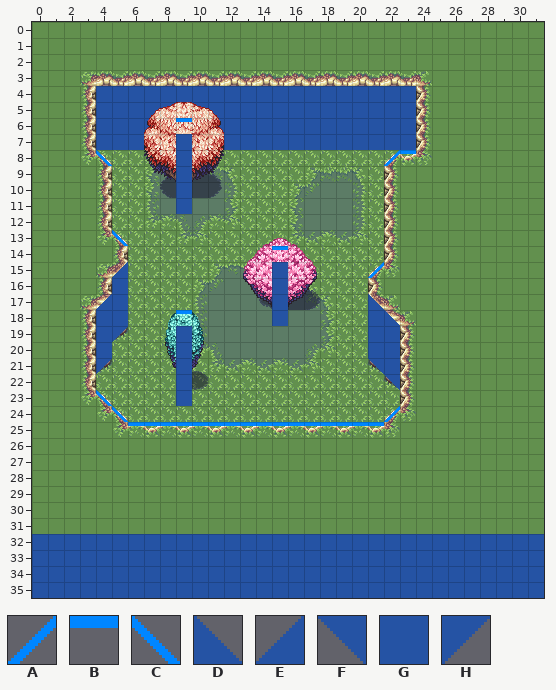
One commit to this Tiled map: assets/maps/tmx/map.tmx. That is the earlier state.
Cells are 16x16 px. Shown: x 0..31, y 0..35.
Key: from "terrain": A 0 "lip-tl", B 1 "lip-t", C 2 "lip-tr", D 8 "wall-bl-end", E 10 "wall-br-end", F 16 "wall-bl", G 17 "wall", H 18 "wall-br".
_ is an empty cell, # one hidden under a higher layer.
Layers that did not change in this view are not listed.
Layer "ground-h/collision" before, first column x 0:
 0 ________________________________
 1 ________________________________
 2 ________________________________
 3 ________________________________
 4 ____GGGGGGGGGGGGGGGGGGGG________
 5 ____GGGGGGGGGGGGGGGGGGGG________
 6 ____GGGGGGGGGGGGGGGGGGGG________
 7 ____GGGGG#GGGGGGGGGGGGGG________
 8 ____C_________________AB________
 9 ________________________________
10 ________________________________
11 ________________________________
12 ________________________________
13 _____C__________________________
14 ________________________________
15 _____E_______________A__________
16 _____G__________________________
17 ____EG_______________D__________
18 ____GG_______________GD_________
19 ____GH_______________GG_________
20 ____G________________GG_________
21 ____H________________FG_________
22 ______________________F_________
23 ____C___________________________
24 _____C________________A_________
25 ______BBBBBBBBBBBBBBBB__________
26 ________________________________
27 ________________________________
28 ________________________________
29 ________________________________
30 ________________________________
31 ________________________________
32 GGGGGGGGGGGGGGGGGGGGGGGGGGGGGGGG
33 GGGGGGGGGGGGGGGGGGGGGGGGGGGGGGGG
34 GGGGGGGGGGGGGGGGGGGGGGGGGGGGGGGG
35 GGGGGGGGGGGGGGGGGGGGGGGGGGGGGGGG
And afterwards:
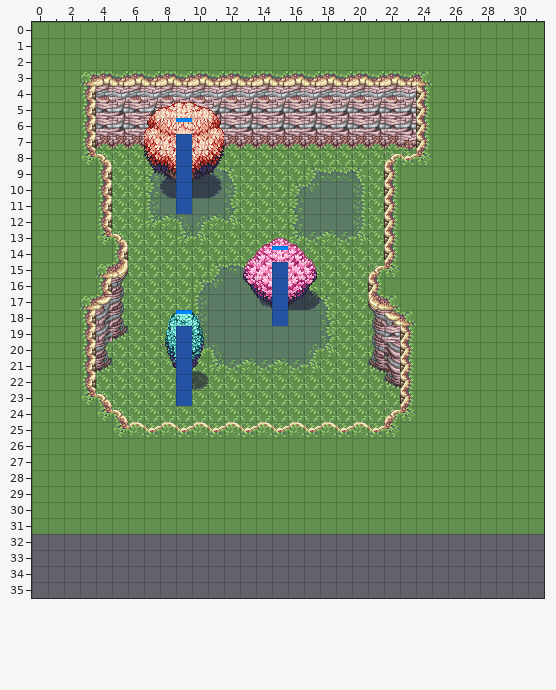
Change:
{"where": "layer \"ground-h/collision\" (now hidden)"}
{"y":4,"x":4,"old":"GGGGGGGGGGGGGGGGGGGG","new":"____________________"}
{"y":5,"x":4,"old":"GGGGG","new":"_____"}
{"y":5,"x":10,"old":"GGGGGGGGGGGGGG","new":"______________"}
{"y":6,"x":4,"old":"GGGG","new":"____"}
{"y":6,"x":11,"old":"GGGGGGGGGGGGG","new":"_____________"}
{"y":7,"x":4,"old":"GGG","new":"___"}
{"y":7,"x":12,"old":"GGGGGGGGGGGG","new":"____________"}
{"y":8,"x":4,"old":"C","new":"_"}
{"y":8,"x":22,"old":"AB","new":"__"}
{"y":13,"x":5,"old":"C","new":"_"}
{"y":15,"x":5,"old":"E","new":"_"}
{"y":15,"x":21,"old":"A","new":"_"}
{"y":16,"x":5,"old":"G","new":"_"}
{"y":17,"x":4,"old":"EG","new":"__"}
{"y":17,"x":21,"old":"D","new":"_"}
{"y":18,"x":4,"old":"GG","new":"__"}
{"y":18,"x":21,"old":"GD","new":"__"}
{"y":19,"x":4,"old":"GH","new":"__"}
{"y":19,"x":21,"old":"GG","new":"__"}
{"y":20,"x":4,"old":"G","new":"_"}
{"y":20,"x":21,"old":"GG","new":"__"}
{"y":21,"x":4,"old":"H","new":"_"}
{"y":21,"x":21,"old":"FG","new":"__"}
{"y":22,"x":22,"old":"F","new":"_"}
{"y":23,"x":4,"old":"C","new":"_"}
{"y":24,"x":5,"old":"C","new":"_"}
{"y":24,"x":22,"old":"A","new":"_"}
{"y":25,"x":6,"old":"BBBBBBBBBBBBBBBB","new":"________________"}
{"y":32,"x":0,"old":"GGGGGGGGGGGGGGGGGGGGGGGGGGGGGGGG","new":"________________________________"}
{"y":33,"x":0,"old":"GGGGGGGGGGGGGGGGGGGGGGGGGGGGGGGG","new":"________________________________"}
{"y":34,"x":0,"old":"GGGGGGGGGGGGGGGGGGGGGGGGGGGGGGGG","new":"________________________________"}
{"y":35,"x":0,"old":"GGGGGGGGGGGGGGGGGGGGGGGGGGGGGGGG","new":"________________________________"}
{"label":"removed","picture_box":[96,86,416,166]}
{"label":"removed","picture_box":[112,230,128,246]}
{"label":"removed","picture_box":[96,262,128,374]}
{"label":"removed","picture_box":[368,262,384,278]}
{"label":"removed","picture_box":[368,294,400,390]}
{"label":"removed","picture_box":[96,390,400,426]}
{"label":"removed","picture_box":[32,534,544,598]}
